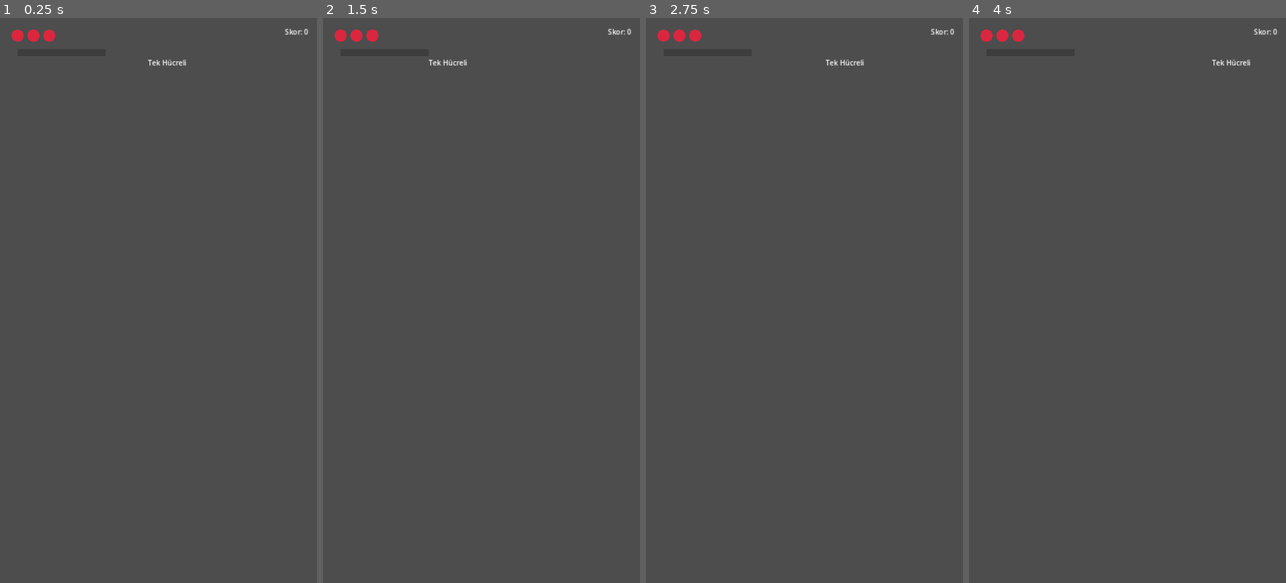
Above: before the commit, frames 1-4 (left to right).
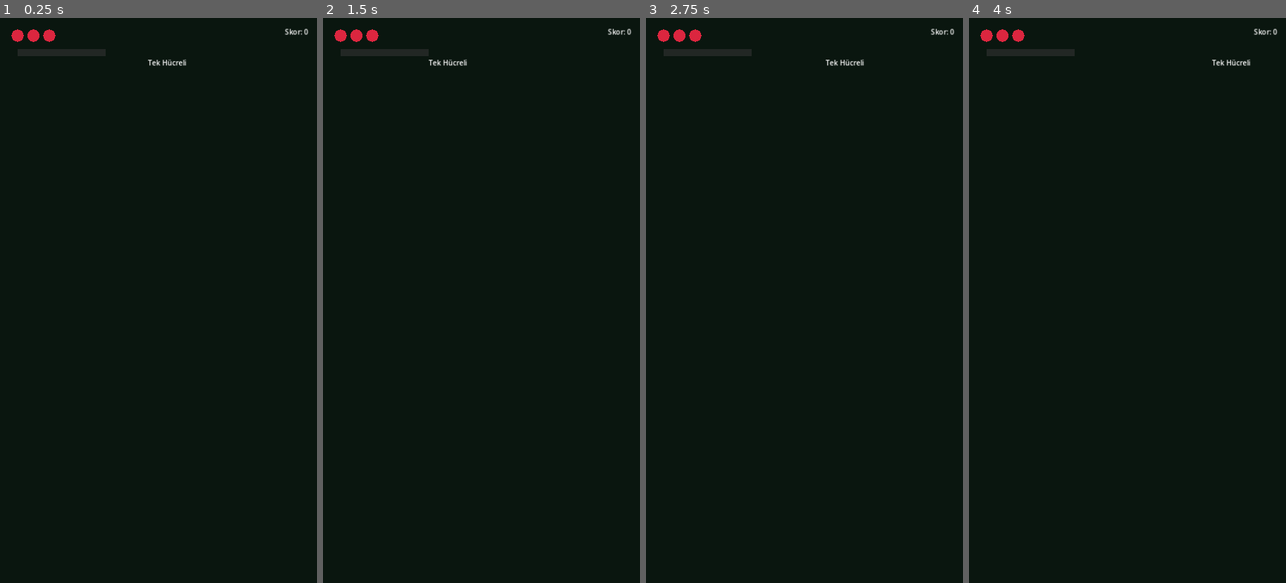
Above: after the commit, the same moments.

Repository: Trend25/Evolution_Game
Game: Godot game, scene res://scenes/Main.tscn
Two runs of this game, one before a commit and one after it. Both use one fixed random seed, a clock stepped at 60 frames per second and the inputs below.
Inputs (mouse positions are in pixels of both pictures, inside the frame that each line leads up to):
- Up to frame 1 (0.25 s): no input
- Up to frame 2 (1.5 s): tap Enter at 0.5 s; move the mouse to (551, 272) at 0.52 s; click (551, 272) at 0.67 s; tap Space at 1.25 s; drag from (418, 328) to (481, 108) at 1.27 s
- Up to frame 3 (2.75 s): tap Enter at 2 s; move the mouse to (836, 176) at 2.02 s; click (836, 176) at 2.17 s
- Up to frame 4 (4 s): tap Space at 2.75 s; drag from (1111, 413) to (1032, 215) at 2.77 s; tap Enter at 3.5 s; move the mouse to (1222, 385) at 3.52 s; click (1222, 385) at 3.67 s

The runs differ from the first frame. In frame 1, 100% of the frame differs, in the area x 0-100%, y 0-100%; in frame 2, 100%; in frame 3, 100%; in frame 4, 100%.

Commit message:
feat: add game background visual
UI/UX: Main.tscn'e Polygon2D tabanlı "Background" düğümü eklendi
(scripts/background_visual.gd). Önceden Main.tscn'de hiçbir arka plan
görseli yoktu; oyun alanı boştu.

background_visual.gd:
  - Her yeni turda (GameManager.run_reset) 5 "evrim temalı" palet
    arasından rastgele biri seçilir (art arda aynı tema gelmez).
  - Seçilen temanın içinde, GameManager.level yükseldikçe renk
    Tween ile kademeli olarak "start" tonundan "evolved" (daha asil)
    tona kayar (LEVEL_SHIFT_CAP=25 seviyede tam evolved tona ulaşılır).
  - Tamamen görseldir; oynanış mantığına dokunmaz, sadece
    GameManager'ın zaten var olan sinyallerini (level_changed,
    run_reset) ve GameManager.level'i okur — game_manager.gd'de
    hiçbir değişiklik gerekmedi (bu sinyaller/level zaten mevcuttu).
  - Harici asset/texture bağımlılığı yok (tüm renkler THEMES
    sözlüğünde inline Color literalleri).

Bu commit, daha önce Main.tscn'de commit edilmemiş biçimde duran bir
WIP'in İZOLE EDİLMİŞ halidir: sadece arka plan özelliği ve onun
ZORUNLU bağımlılığı (background_visual.gd) alındı. WIP'teki ilgisiz
diğer sistemler (SoundManager, MergeBurst, ComboToast,
FloatingScoreText, NextPreviewUI, ObstacleManager, duvar/taban
görselleri) BİLİNÇLİ OLARAK bu commit'e dahil edilmedi.

z_index henüz ayarlanmadı (varsayılan 0) — bonus halo'yu arka planın
önünde tutan katman düzeltmesi bir sonraki commit'te.

Diff:
--- a/scenes/Main.tscn
+++ b/scenes/Main.tscn
@@ -8,6 +8,7 @@
 [ext_resource type="PackedScene" path="res://scenes/GameOverScreen.tscn" id="6_gameoverscreen"]
 [ext_resource type="Script" path="res://scripts/xp_bar.gd" id="7_xpbar"]
 [ext_resource type="PackedScene" path="res://scenes/LevelUpToast.tscn" id="8_levelup"]
+[ext_resource type="Script" path="res://scripts/background_visual.gd" id="9_backgroundvisual"]
 
 [sub_resource type="RectangleShape2D" id="RectangleShape2D_wall_left"]
 size = Vector2(20, 1280)
@@ -23,6 +24,11 @@
 
 [node name="Main" type="Node2D"]
 script = ExtResource("1_main")
+
+[node name="Background" type="Polygon2D" parent="."]
+polygon = PackedVector2Array(0, 0, 720, 0, 720, 1280, 0, 1280)
+color = Color(0.055, 0.11, 0.098, 1)
+script = ExtResource("9_backgroundvisual")
 
 [node name="Environment" type="Node2D" parent="."]
 
--- /dev/null
+++ b/scripts/background_visual.gd
@@ -0,0 +1,68 @@
+extends Polygon2D
+## BackgroundVisual — UI/UX: Onbirinci geri bildirim ("background yeşil
+## yerine evrime uygun olsun ve can yandığında yeni oyun başlattığında
+## değişsin"). Main.tscn'deki "Background" Polygon2D önceden sabit koyu
+## yeşildi (Color(0.055, 0.11, 0.098, 1)). Artık iki katmanlı davranışı var:
+##  1) Her yeni tur başında (GameManager.run_reset — "Tekrar Oyna") THEMES
+##     içinden rastgele bir "evrim temalı" palet seçilir (ilkel okyanus,
+##     mağara, gece ormanı, volkanik çamur, yıldızlararası); art arda aynı
+##     temanın gelmemesi için basit bir tekrar kontrolü var.
+##  2) Seçilen temanın İÇİNDE, GameManager.level yükseldikçe renk kademeli
+##     olarak (Tween ile, asla sıçramadan) "start" tonundan "evolved" (daha
+##     asil/gelişmiş) tonuna kayar — LEVEL_SHIFT_CAP seviyesinde tam evolved
+##     tona ulaşılır. Sadece görseldir; oynanış mantığına dokunmaz, sadece
+##     GameManager'ın zaten var olan sinyallerini (level_changed, run_reset)
+##     dinler.
+
+const THEMES: Array[Dictionary] = [
+	{"name": "İlkel Okyanus", "start": Color(0.04, 0.10, 0.13, 1), "evolved": Color(0.05, 0.22, 0.28, 1)},
+	{"name": "Derin Mağara", "start": Color(0.07, 0.07, 0.10, 1), "evolved": Color(0.16, 0.14, 0.22, 1)},
+	{"name": "Gece Ormanı", "start": Color(0.04, 0.09, 0.06, 1), "evolved": Color(0.08, 0.20, 0.13, 1)},
+	{"name": "Volkanik Çamur", "start": Color(0.10, 0.05, 0.04, 1), "evolved": Color(0.24, 0.09, 0.06, 1)},
+	{"name": "Yıldızlararası", "start": Color(0.05, 0.04, 0.11, 1), "evolved": Color(0.14, 0.08, 0.24, 1)},
+]
+const LEVEL_SHIFT_CAP: int = 25          # Bu seviyede "evolved" tona tam ulaşılmış olur
+const COLOR_TWEEN_DURATION: float = 1.2  # Seviye atlayınca yeni tona kayış süresi
+
+var _current_theme: Dictionary = {}
+
+func _ready() -> void:
+	GameManager.level_changed.connect(_on_level_changed)
+	GameManager.run_reset.connect(_on_run_reset)
+	_pick_random_theme()
+	_apply_color_for_level(GameManager.level, false)
+
+## GameManager.run_reset ("Tekrar Oyna"): yeni bir tema zarlanır ve mevcut
+## seviyeye göre (level SIFIRLANMAZ — bkz. game_manager.gd reset_run notu)
+## anında (sıçramadan, Tween olmadan) uygulanır.
+func _on_run_reset() -> void:
+	_pick_random_theme()
+	_apply_color_for_level(GameManager.level, false)
+
+func _on_level_changed(new_level: int) -> void:
+	_apply_color_for_level(new_level, true)
+
+## Mevcut temadan FARKLI rastgele bir tane seçer (art arda aynı tema
+## gelmesin diye) — tek tema tanımlıysa olduğu gibi kalır.
+func _pick_random_theme() -> void:
+	if THEMES.size() <= 1:
+		_current_theme = THEMES[0]
+		return
+	var candidate: Dictionary = THEMES[randi() % THEMES.size()]
+	while candidate.get("name") == _current_theme.get("name"):
+		candidate = THEMES[randi() % THEMES.size()]
+	_current_theme = candidate
+
+## Verilen seviyeye göre start→evolved arası oranı hesaplayıp uygular.
+## animate=true ise (level_changed'te) Tween ile yumuşak geçiş yapar;
+## false ise (ilk açılış/yeni tur) anında uygular.
+func _apply_color_for_level(for_level: int, animate: bool) -> void:
+	var t: float = clamp(float(for_level - 1) / float(LEVEL_SHIFT_CAP), 0.0, 1.0)
+	var start_color: Color = _current_theme.get("start", Color.BLACK)
+	var evolved_color: Color = _current_theme.get("evolved", Color.BLACK)
+	var target: Color = start_color.lerp(evolved_color, t)
+	if animate:
+		var tween: Tween = create_tween()
+		tween.tween_property(self, "color", target, COLOR_TWEEN_DURATION)
+	else:
+		color = target
Not shown: 1 places in scenes/Main.tscn that only renumber resources
